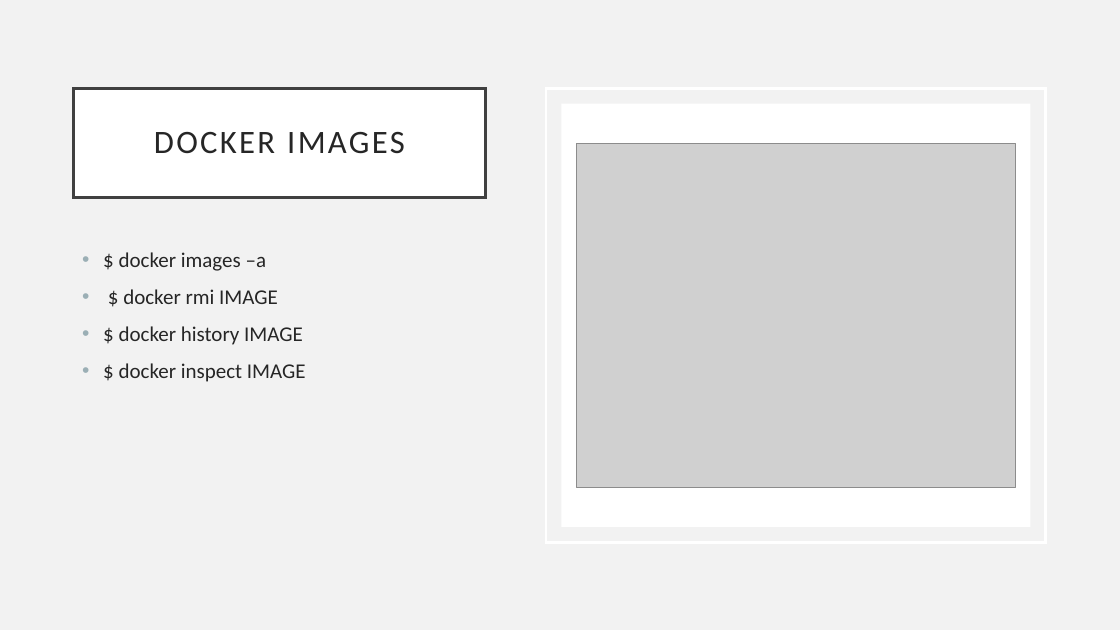
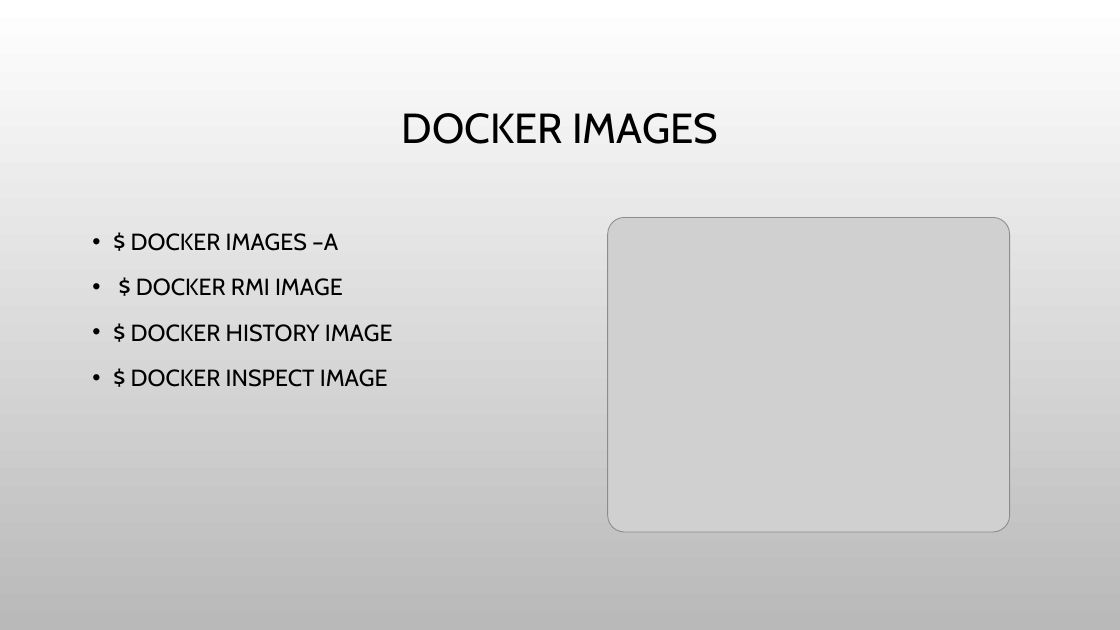
Before and after one commit to marilynwaldman/course, a slide deck: slide 15 of Learning Environment/Virtual Environment/01-VMandDocker.pptx. Drawn at 1120x630 pixels with LibreOffice and Linux fonts; fonts in the diff are those of the drawing; grey boxes stand for pictures; background and template pictures are left out. Boxes give left, top, right and bottom in pixels: in the first picture for what was removed or moved away, otherwise in the second. Text is boxed around its words. In the diff, an @@ line names an element or a change of style, - is before the commit and + after.

```diff
--- a/Learning Environment/Virtual Environment/01-VMandDocker.pptx
+++ b/Learning Environment/Virtual Environment/01-VMandDocker.pptx
@@ background #F2F2F2 to picture (left out) @@
@@ title "DOCKER IMAGES": place and size @@
-title "DOCKER IMAGES" at <box>74,88,486,197</box>
+title "DOCKER IMAGES" at <box>401,113,718,144</box>
@@ title "DOCKER IMAGES" at <box>401,113,718,144</box>: size 28 to 36 pt, font Calibri to Cabin, text colour #262626 to #000000, letter spacing 2 to 0 pt; fill #FFFFFF to none; outline #404040 2.5 pt to none @@
@@ rectangle removed at <box>546,88,1046,542</box> @@
@@ rectangle removed at <box>561,103,1030,527</box> @@
@@ text at <box>131,233,393,387</box>: text changed; size 18 to 20 pt; font Calibri to Cabin; text colour #262626 to #000000 @@
-• $ docker images –a
-• $ docker rmi IMAGE
-• $ docker history IMAGE
-• $ docker inspect IMAGE
+• $ DOCKER IMAGES –A
+• $ DOCKER RMI IMAGE
+• $ DOCKER HISTORY IMAGE
+• $ DOCKER INSPECT IMAGE
@@ picture: place and size @@
-picture at <box>576,144,1016,487</box>
+picture at <box>607,218,1010,532</box>
```
Also in this commit, not shown: 14 other slides changed, 2 slides added, 2 slides removed, 1 other file.
